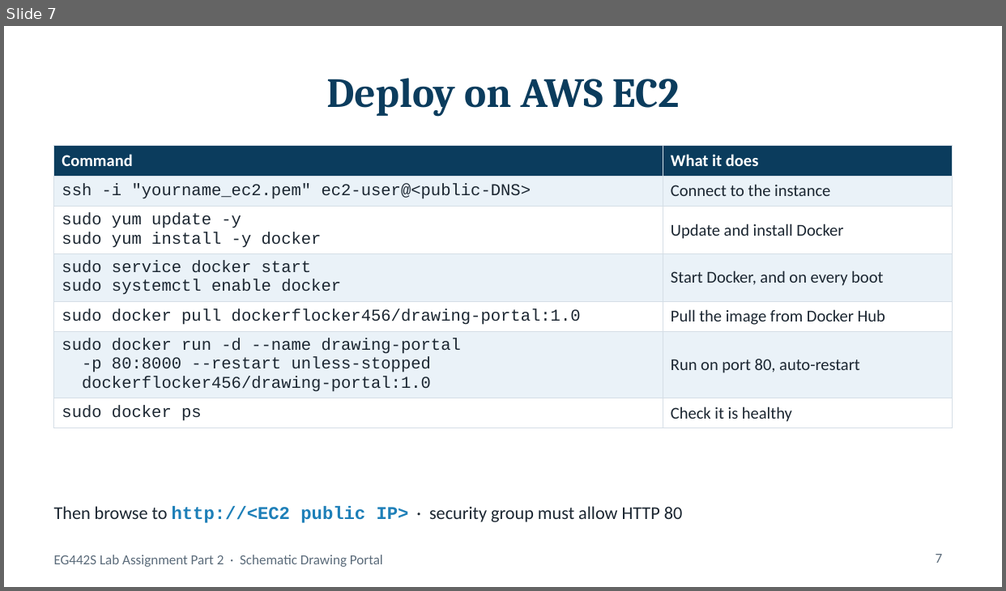
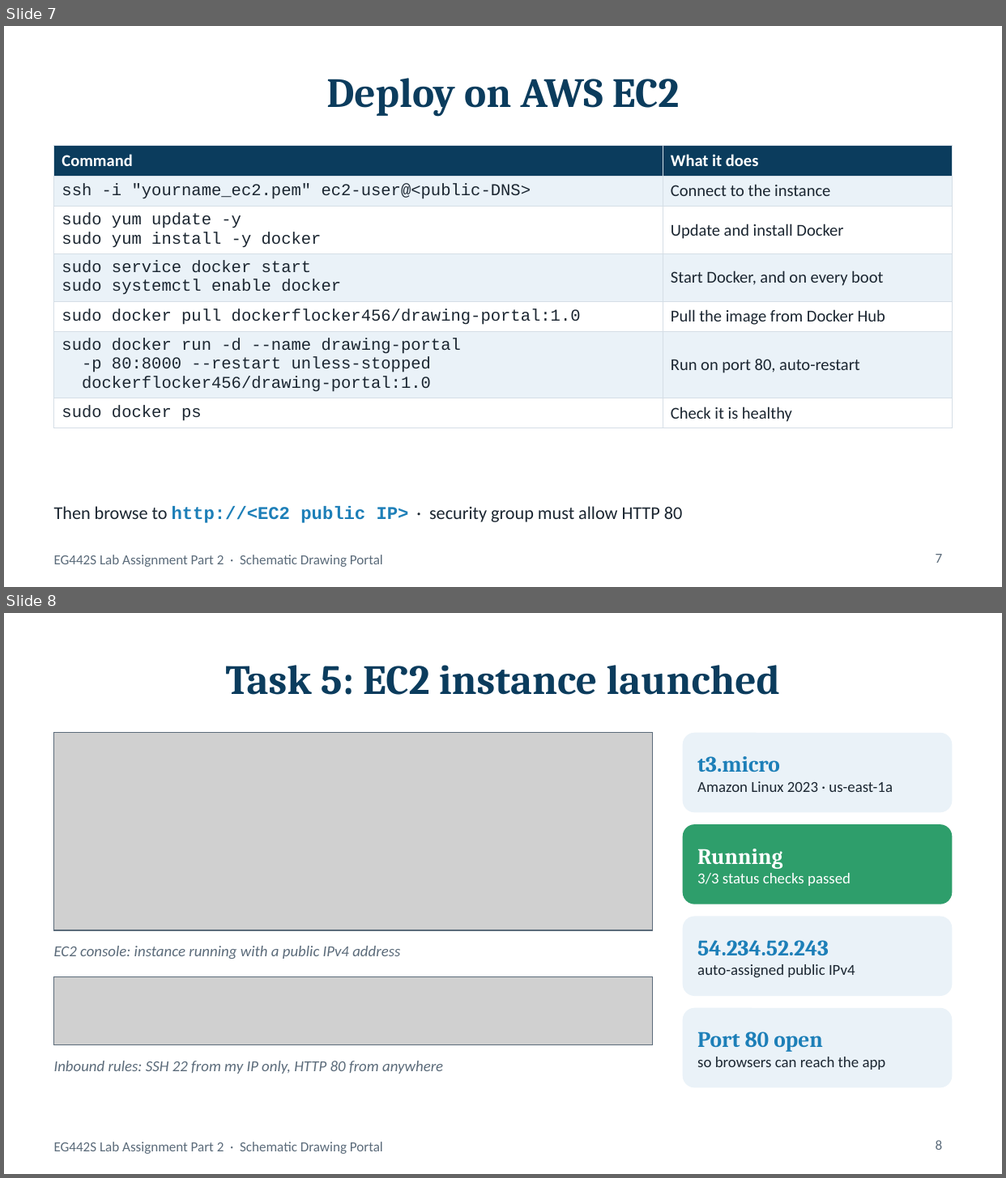
Before and after one commit to beese54/eg442s-drawing-portal-docker, a slide deck: presentation/EG442S_DrawingPortal_Docker.pptx. Shown one above the other, each under a label of ours: slide 7 before the commit, slides 7 and 8 after it. The pictures are 1006x591 and 1006x1178 pixels, drawn with LibreOffice and Linux fonts; fonts in the diff are those of the drawing; grey boxes stand for pictures. Boxes give left, top, right and bottom in pixels: in the first picture for what was removed or moved away, otherwise in the second. Text is boxed around its words. In the diff, an @@ line names an element or a change of style, - is before the commit and + after.

```diff
--- a/presentation/EG442S_DrawingPortal_Docker.pptx
+++ b/presentation/EG442S_DrawingPortal_Docker.pptx
@@ slide 8 added at <box>4,613,1002,1174</box>, background #FFFFFF; not listed: 1 template element that a slide beside it also shows @@
@@ title added at <box>226,665,780,695</box>, 30 pt, text #0B3C5D, bold @@
+Task 5: EC2 instance launched
@@ picture added at <box>54,733,653,931</box> @@
@@ rectangle added at <box>54,733,653,931</box>, outline #5B6B7A 0.75 pt @@
@@ rounded rectangle added at <box>683,733,952,812</box>, fill #EAF2F8 @@
@@ text added at <box>697,756,893,792</box>, 11 pt, text #1B2631 @@
+t3.micro
+Amazon Linux 2023 · us-east-1a
@@ rounded rectangle added at <box>683,824,952,905</box>, fill #2E9E6B @@
@@ text added at <box>697,849,850,886</box>, 11 pt, text #FFFFFF @@
+Running
+3/3 status checks passed
@@ rounded rectangle added at <box>683,917,952,996</box>, fill #EAF2F8 @@
@@ text added at <box>54,946,400,959</box>, 11 pt, text #5B6B7A, italic @@
+EC2 console: instance running with a public IPv4 address
@@ text added at <box>697,940,855,978</box>, 11 pt, text #1B2631 @@
+54.234.52.243
+auto-assigned public IPv4
@@ picture added at <box>54,977,653,1045</box> @@
@@ rectangle added at <box>54,977,653,1045</box>, outline #5B6B7A 0.75 pt @@
@@ rounded rectangle added at <box>683,1008,952,1088</box>, fill #EAF2F8 @@
@@ text added at <box>697,1032,886,1070</box>, 11 pt, text #1B2631 @@
+Port 80 open
+so browsers can reach the app
@@ text added at <box>54,1061,443,1074</box>, 11 pt, text #5B6B7A, italic @@
+Inbound rules: SSH 22 from my IP only, HTTP 80 from anywhere
@@ page number added at <box>936,1140,943,1150</box>, 10 pt, text #5B6B7A @@
+8
```
Also in this commit, not shown: 1 slide changed, 3 other slides added, 8 other files.
